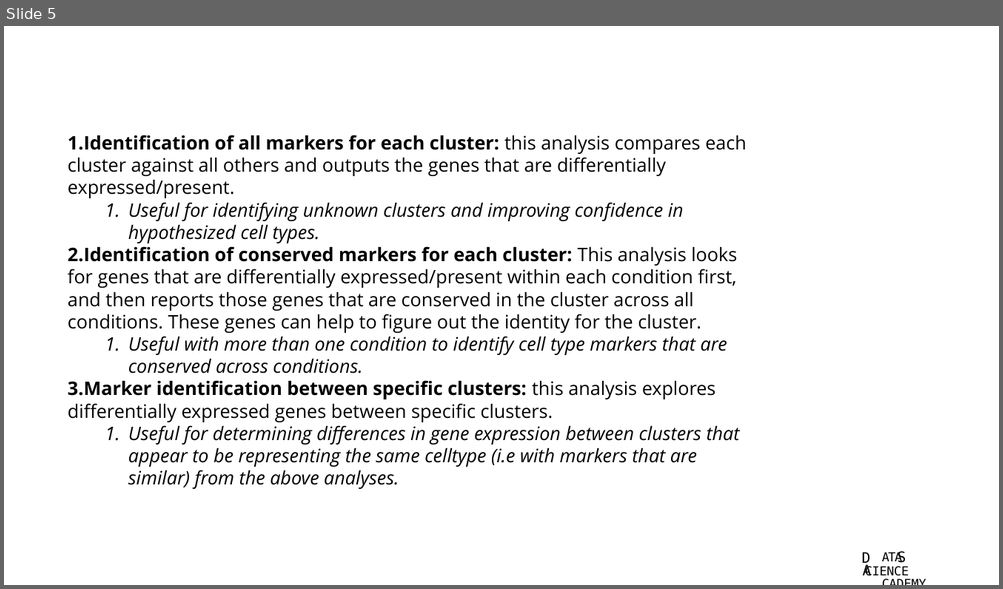
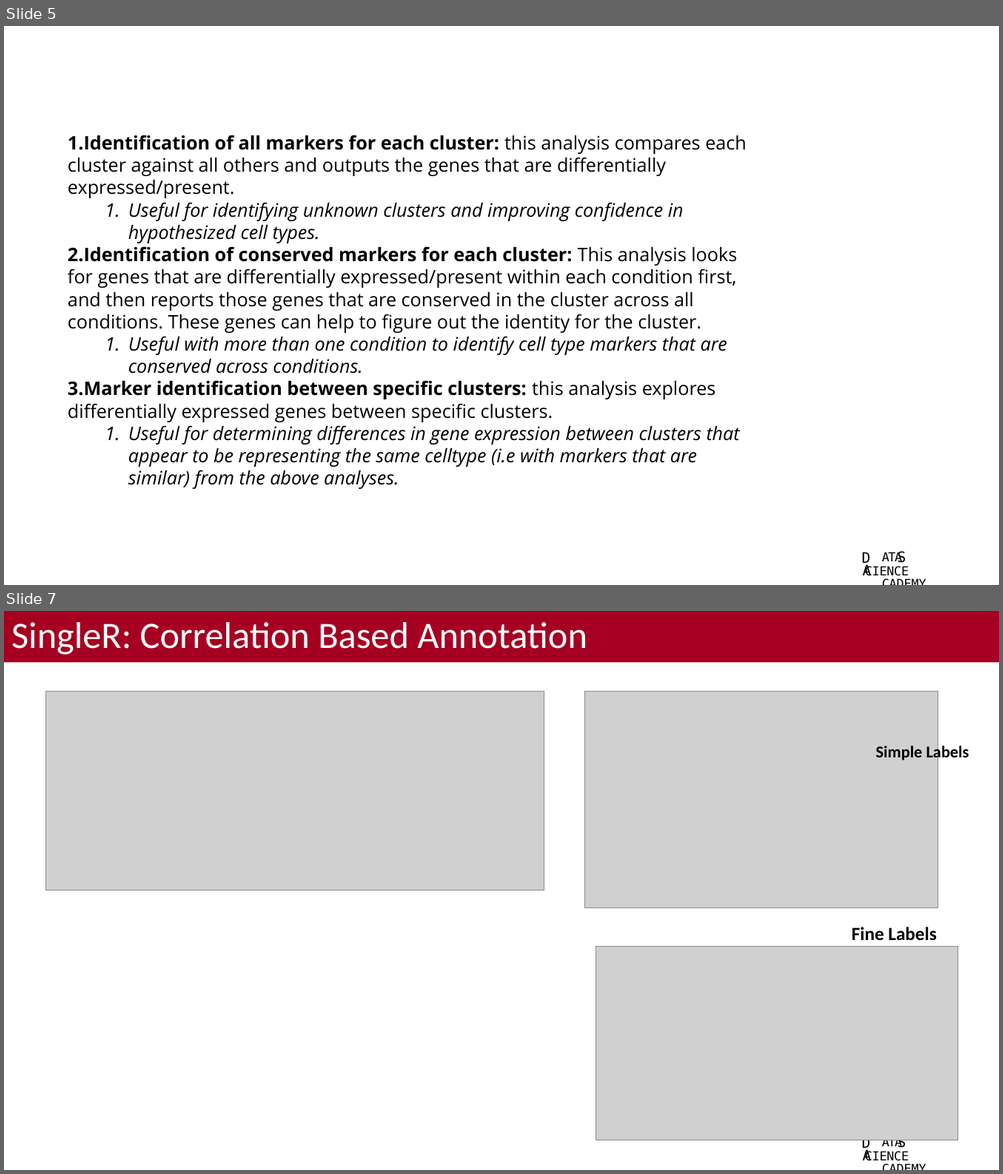
Before and after one commit to bacorli2/scrna_workshop, a slide deck: M4_Seurat_CellType/M4_Seurat_CellType.pptx. Shown one above the other, each under a label of ours: slide 5 before the commit, slides 5 and 7 after it; the slides between them are not shown. The pictures are 1003x589 and 1003x1174 pixels, drawn with LibreOffice and Linux fonts; fonts in the diff are those of the drawing; grey boxes stand for pictures; background and template pictures are left out. Boxes give left, top, right and bottom in pixels: in the first picture for what was removed or moved away, otherwise in the second. Text is boxed around its words. In the diff, an @@ line names an element or a change of style, - is before the commit and + after.

```diff
--- a/M4_Seurat_CellType/M4_Seurat_CellType.pptx
+++ b/M4_Seurat_CellType/M4_Seurat_CellType.pptx
@@ slide 7 added at [4, 611, 999, 1170], background #FFFFFF; not listed: 4 template elements that a slide beside it also shows @@
@@ title added at [4, 611, 999, 663], fill #A50021, 36 pt, text #FFFFFF @@
+SingleR: Correlation Based Annotation
@@ picture added at [45, 691, 544, 891] @@
@@ picture added at [584, 691, 937, 908] @@
@@ text added at [876, 744, 969, 763], 16 pt, text #000000, bold @@
+Simple Labels
@@ text added at [851, 927, 936, 941], 18 pt, text #000000, bold @@
+Fine Labels
@@ picture added at [596, 947, 958, 1141] @@
```
Also in this commit, not shown: 2 slides changed, 1 other slide added, 1 slide removed, 2 other files.
